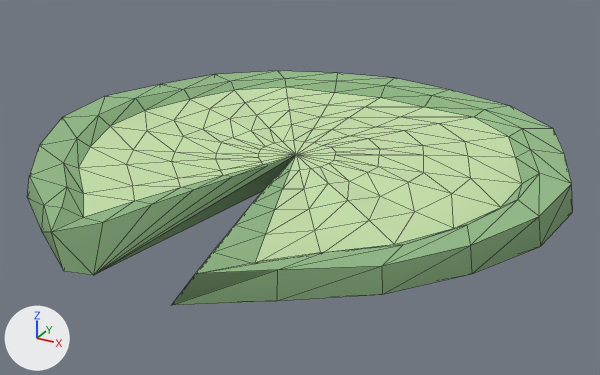
An edit to the glTF model src/client/assets/props/forest/lily.glb, drawn before and after from the same camera.
Both versions are drawn from a camera (50 mm lens) standing at (1.057, -1.87, 0.912) and looking at (0.036, -0.014, -0.016). Lighting does not change. The marker at lower left points along +X, +Y and +Z. The first picture is the older version. Mesh edges are drawn as thin lines. Vertices at exactly the same position are counted once.

Names of what the first picture shows: 'lily'.
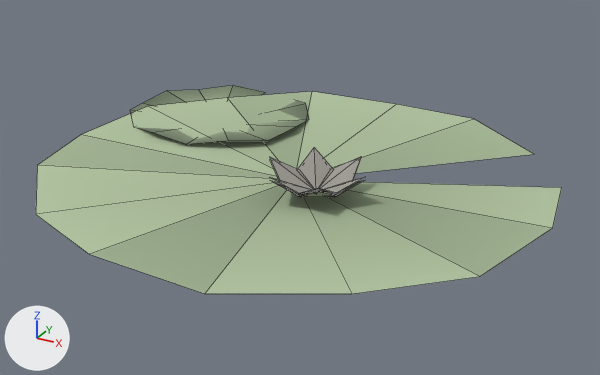
Boxes [x1, y1, x2, y2] around the edits, measured in the pictures (600 x 375 px):
```json
{"object": "lily", "change": "reshaped", "before": [27, 71, 573, 305], "after": [36, 85, 562, 294], "on screen": "11% shorter"}
{"part": 1, "of": "me_lily", "change": "added", "after": [270, 159, 364, 197]}
{"part": 2, "of": "me_lily", "change": "added", "after": [36, 92, 562, 294], "on screen": "green"}
{"part": 3, "of": "me_lily", "change": "added", "after": [130, 85, 309, 144], "on screen": "green"}
{"part": 4, "of": "me_lily", "change": "cut back", "before": [27, 71, 573, 305], "after": [270, 147, 364, 194]}
```

The change, as JSON lines over the scene's bpy script:
```json
{"block": "me_lily", "where": "# used by ob_lily; location = (0.0, 0.0, 0.0)"}
{"op": "remove", "block": "me_lily", "code": "me_lily.from_pydata(...)  # 201 vertices, 398 faces; spans x -0.75..0.75, y -0.74..0.74, z 0.0..0.1"}
{"op": "add", "block": "me_lily", "code": "me_lily.from_pydata(...)  # 70 vertices, 52 faces; spans x -0.73..0.73, y -0.68..0.68, z 0.0..0.1"}
{"block": "me_lily", "change": "me_lily part 1: a new loose piece of 19 vertices spanning x 0.0..0.28, y -0.23..0.01, z 0.02..0.09, in mat_kit"}
{"block": "me_lily", "change": "me_lily part 2: a new loose piece of 16 vertices spanning x -0.7..0.73, y -0.68..0.68, z 0.0..0.04, in mat_kit"}
{"block": "me_lily", "change": "me_lily part 3: a new loose piece of 16 vertices spanning x -0.73..-0.14, y 0.01..0.58, z 0.0..0.04, in mat_kit"}
{"block": "me_lily", "change": "me_lily part 4"}
{"block": "me_lily", "change": "199 vertices are removed from x -0.75..0.75, y -0.74..0.74, z 0.0..0.1"}
{"block": "me_lily", "change": "398 faces are deleted"}
{"block": "me_lily", "change": "17 vertices are added at x 0.0..0.28, y -0.23..0.01, z 0.03..0.1"}
{"block": "me_lily", "change": "12 new faces join them"}
```
